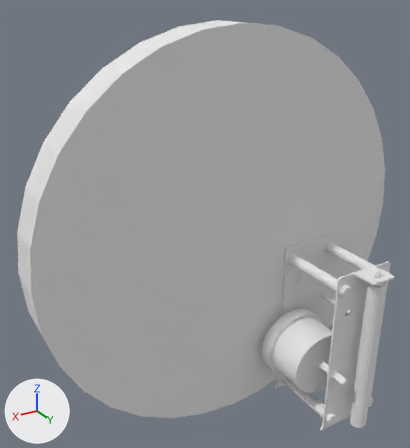
An edit to the OBJ model 3dModels/mechanism/clock.obj, drawn before and after from the same camera.
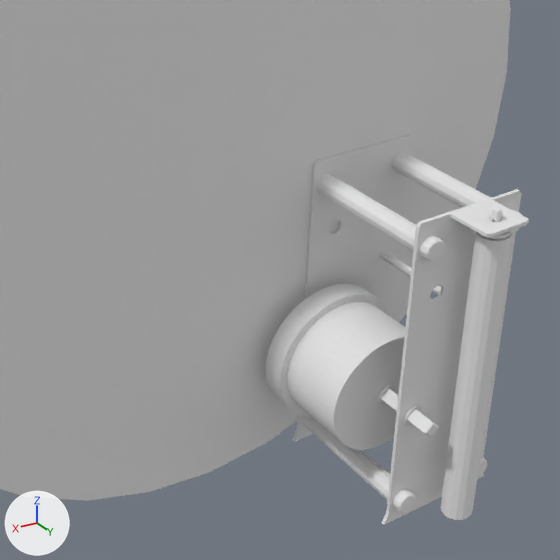
Old and new are each drawn whole from a 50 mm camera at (6.59, 8.24, 22.5) aimed at (0.79, -1.42, 17.67) and again close up on the part from 31% to 100% of the width and 37% to 100% of the height. Arrows for +X, +Y and +Z are at lower left; the lights stay in place. The first two pictures are the older version. Where no turn or scale is listed for an object, it has been applied to the vertices. Vertices at exactly the same position are counted once.

Objects in the first close-up: 'clock'.
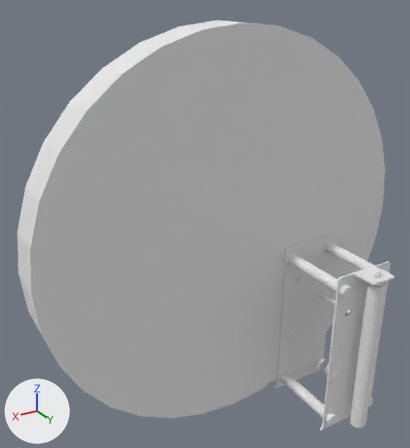
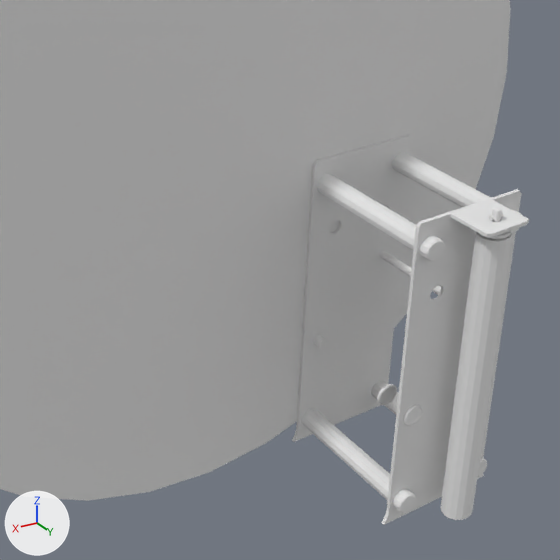
Boxes [x1, y1, x2, y2] around the edits, measured in the close-ups (560 x 560 px):
part 1 of me_clock, deleted: before [266, 283, 405, 450]
part 2 of me_clock, deleted: before [381, 388, 439, 437]

The change in detail:
me_clock is used by ob_clock; location (0.0, 0.0, 0.0).
me_clock had 2745 vertices, 2944 faces and spanned x -4.62..4.62, y -2.39..1.06, z 12.46..21.74.
me_clock now has 1817 vertices, 1946 faces and spans x -4.62..4.62, y -2.39..1.06, z 12.46..21.74.
me_clock part 1: the loose piece of 510 vertices spanning x -2.55..-0.69, y -1.16..0.04, z 13.12..14.87 is deleted.
me_clock part 2: the loose piece of 12 vertices spanning x -1.73..-1.51, y 0.04..0.83, z 13.89..14.1 is deleted.
Other edits to the shape of me_clock do not show in these pictures.
